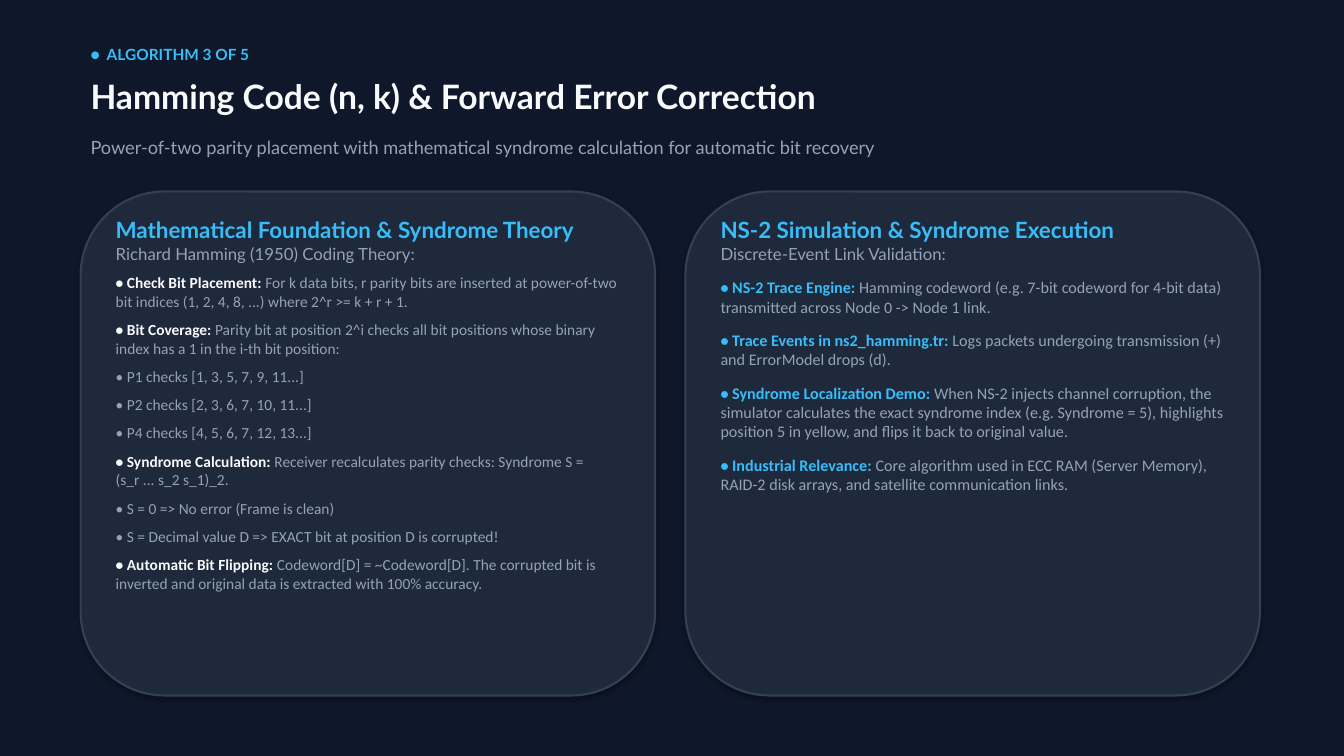
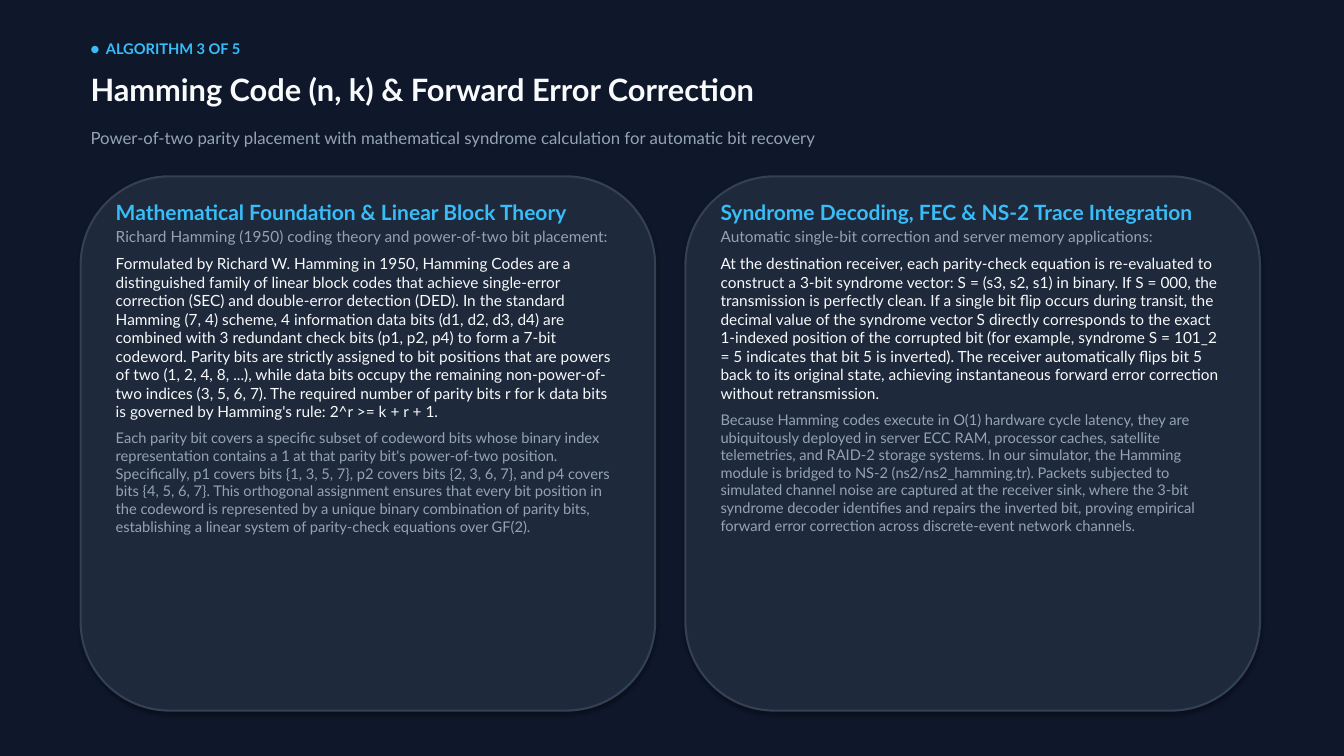
Before and after one commit to Amanyadav201205/errordetection, a slide deck: slide 6 of Error_Detection_and_Correction_Presentation.pptx. Drawn at 1344x756 pixels with LibreOffice and Linux fonts; fonts in the diff are those of the drawing. Boxes give left, top, right and bottom in pixels: in the first picture for what was removed or moved away, otherwise in the second. Text is boxed around its words. In the diff, an @@ line names an element or a change of style, - is before the commit and + after.

Commit message:
Update presentation with comprehensive, in-depth paragraph explanations across all 12 slides and NS-2 integration

```diff
--- a/Error_Detection_and_Correction_Presentation.pptx
+++ b/Error_Detection_and_Correction_Presentation.pptx
@@ text "● ALGORITHM 3 OF 5" at (106,43,241,54): size 11 to 10.5 pt @@
@@ text "Hamming Code (n, k) & ..." at (91,77,754,107): size 24 to 22 pt @@
@@ text "Power-of-two parity placement with mathematical ...": place and size @@
-text "Power-of-two parity placement with mathematical ..." at (91,140,875,157)
+text "Power-of-two parity placement with mathematical ..." at (91,131,815,147)
@@ text "Power-of-two parity placement with mathematical ..." at (91,131,815,147): size 13 to 12 pt @@
@@ rounded rectangle: place and size @@
-rounded rectangle at (81,192,655,696)
+rounded rectangle at (81,176,655,711)
@@ rounded rectangle: place and size @@
-rounded rectangle at (686,192,1260,696)
+rounded rectangle at (686,176,1260,711)
@@ text at (116,204,611,535): text changed; font Calibri to Lato; text colour #94A3B8 to #F8FAFC @@
-Mathematical Foundation & Syndrome Theory
-Richard Hamming (1950) Coding Theory:
-• Check Bit Placement: For k data bits, r parity bits are inserted at power-of-two bit indices (1, 2, 4, 8, ...) where 2^r >= k + r + 1.
-• Bit Coverage: Parity bit at position 2^i checks all bit positions whose binary index has a 1 in the i-th bit position:
-• P1 checks [1, 3, 5, 7, 9, 11...]
-• P2 checks [2, 3, 6, 7, 10, 11...]
-• P4 checks [4, 5, 6, 7, 12, 13...]
-• Syndrome Calculation: Receiver recalculates parity checks: Syndrome S = (s_r ... s_2 s_1)_2.
-• S = 0 => No error (Frame is clean)
-• S = Decimal value D => EXACT bit at position D is corrupted!
-• Automatic Bit Flipping: Codeword[D] = ~Codeword[D]. The corrupted bit is inverted and original data is extracted with 100% accuracy.
+Mathematical Foundation & Linear Block Theory
+Richard Hamming (1950) coding theory and power-of-two bit placement:
+Formulated by Richard W. Hamming in 1950, Hamming Codes are a distinguished family of linear block codes that achieve single-error correction (SEC) and double-error detection (DED). In the standard Hamming (7, 4) scheme, 4 information data bits (d1, d2, d3, d4) are combined with 3 redundant check bits (p1, p2, p4) to form a 7-bit codeword. Parity bits are strictly assigned to bit positions that are powers of two (1, 2, 4, 8, ...), while data bits occupy the remaining non-power-of-two indices (3, 5, 6, 7). The required number of parity bits r for k data bits is governed by Hamming's rule: 2^r >= k + r + 1.
+Each parity bit covers a specific subset of codeword bits whose binary index representation contains a 1 at that parity bit's power-of-two position. Specifically, p1 covers bits {1, 3, 5, 7}, p2 covers bits {2, 3, 6, 7}, and p4 covers bits {4, 5, 6, 7}. This orthogonal assignment ensures that every bit position in the codeword is represented by a unique binary combination of parity bits, establishing a linear system of parity-check equations over GF(2).
@@ text at (721,204,1218,531): text changed; size 11.5 to 11 pt; font Calibri to Lato @@
-NS-2 Simulation & Syndrome Execution
-Discrete-Event Link Validation:
-• NS-2 Trace Engine: Hamming codeword (e.g. 7-bit codeword for 4-bit data) transmitted across Node 0 -> Node 1 link.
-• Trace Events in ns2_hamming.tr: Logs packets undergoing transmission (+) and ErrorModel drops (d).
-• Syndrome Localization Demo: When NS-2 injects channel corruption, the simulator calculates the exact syndrome index (e.g. Syndrome = 5), highlights position 5 in yellow, and flips it back to original value.
-• Industrial Relevance: Core algorithm used in ECC RAM (Server Memory), RAID-2 disk arrays, and satellite communication links.
+Syndrome Decoding, FEC & NS-2 Trace Integration
+Automatic single-bit correction and server memory applications:
+At the destination receiver, each parity-check equation is re-evaluated to construct a 3-bit syndrome vector: S = (s3, s2, s1) in binary. If S = 000, the transmission is perfectly clean. If a single bit flip occurs during transit, the decimal value of the syndrome vector S directly corresponds to the exact 1-indexed position of the corrupted bit (for example, syndrome S = 101_2 = 5 indicates that bit 5 is inverted). The receiver automatically flips bit 5 back to its original state, achieving instantaneous forward error correction without retransmission.
+Because Hamming codes execute in O(1) hardware cycle latency, they are ubiquitously deployed in server ECC RAM, processor caches, satellite telemetries, and RAID-2 storage systems. In our simulator, the Hamming module is bridged to NS-2 (ns2/ns2_hamming.tr). Packets subjected to simulated channel noise are captured at the receiver sink, where the 3-bit syndrome decoder identifies and repairs the inverted bit, proving empirical forward error correction across discrete-event network channels.
```
Also in this commit, not shown: 10 other slides changed, 1 slide added, 1 slide removed, 4 other files.
